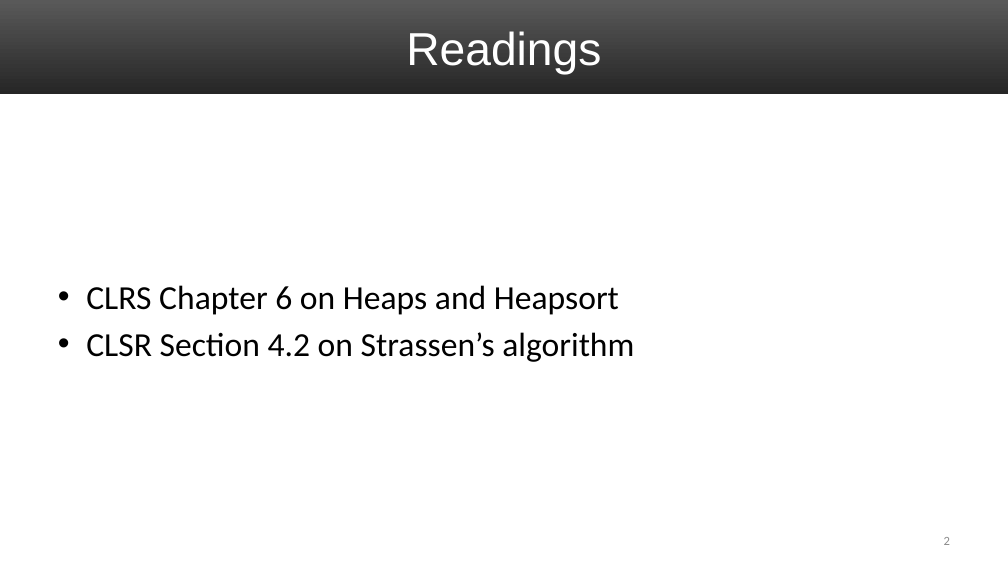
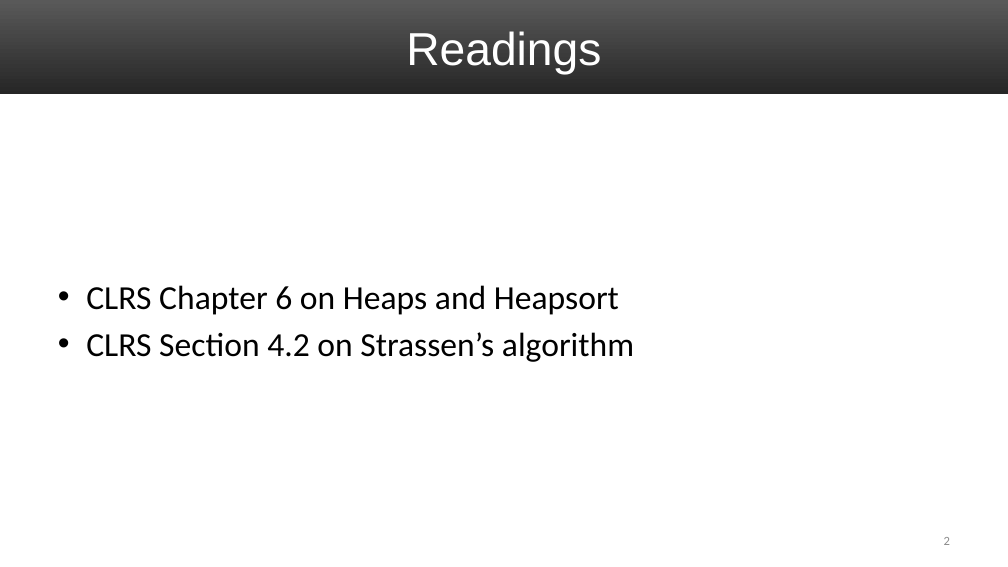
Before and after one commit to uva-cs/cs4102-f21, a slide deck: slide 2 of slides/heapsort_strassen.pptx. Drawn at 1008x567 pixels with LibreOffice and Linux fonts; fonts in the diff are those of the drawing. Boxes give left, top, right and bottom in pixels: in the first picture for what was removed or moved away, otherwise in the second. Text is boxed around its words. In the diff, an @@ line names an element or a change of style, - is before the commit and + after.

Commit message:
updates to slides for heapsort and strassens for 2/24, tweaks to 2/22 slides

```diff
--- a/slides/heapsort_strassen.pptx
+++ b/slides/heapsort_strassen.pptx
@@ text at (x1=86, y1=332, x2=634, y2=362): text changed @@
-• CLSR Section 4.2 on Strassen’s algorithm
+• CLRS Section 4.2 on Strassen’s algorithm
```
Also in this commit, not shown: 1 slide removed, 5 other files.
